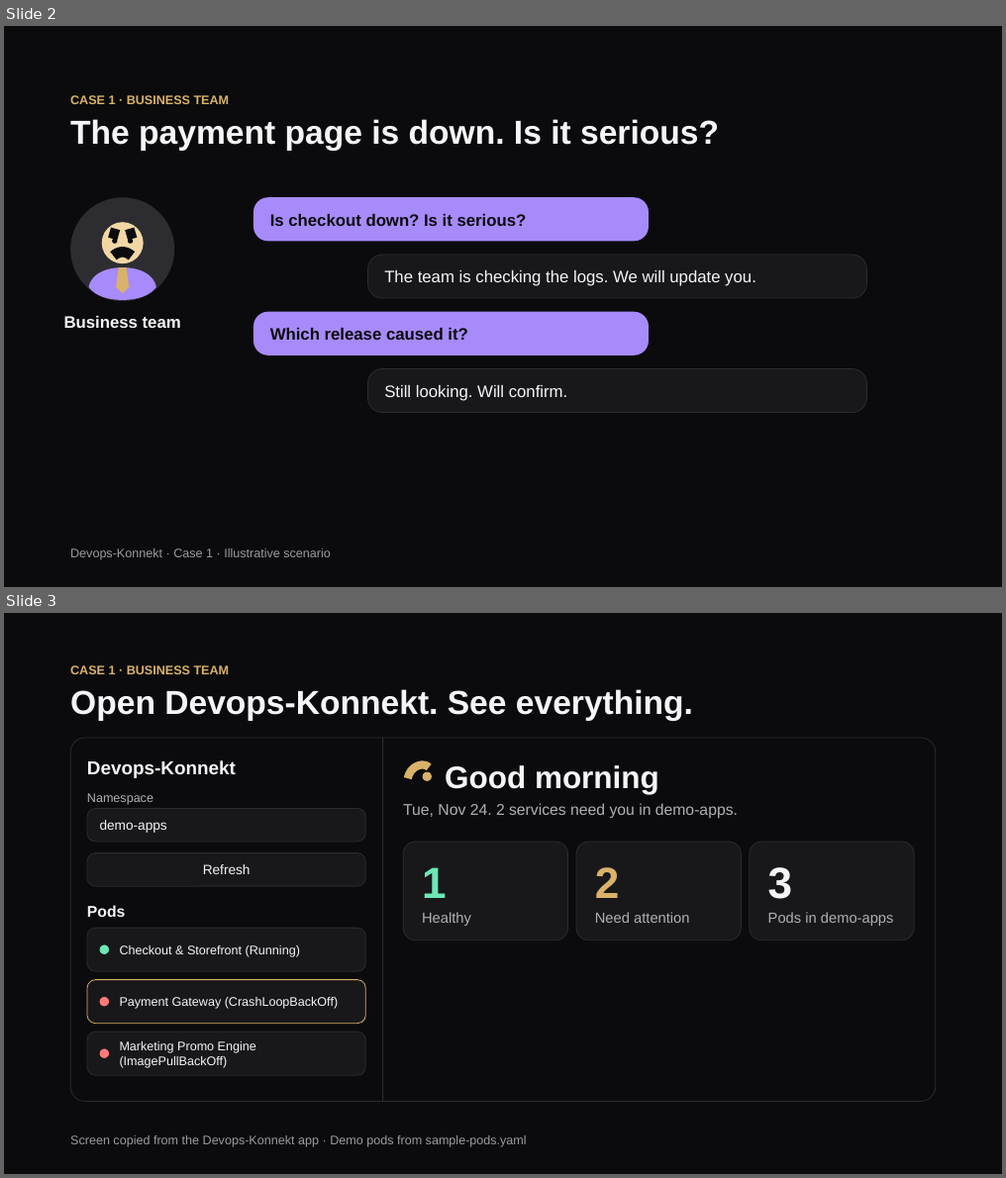
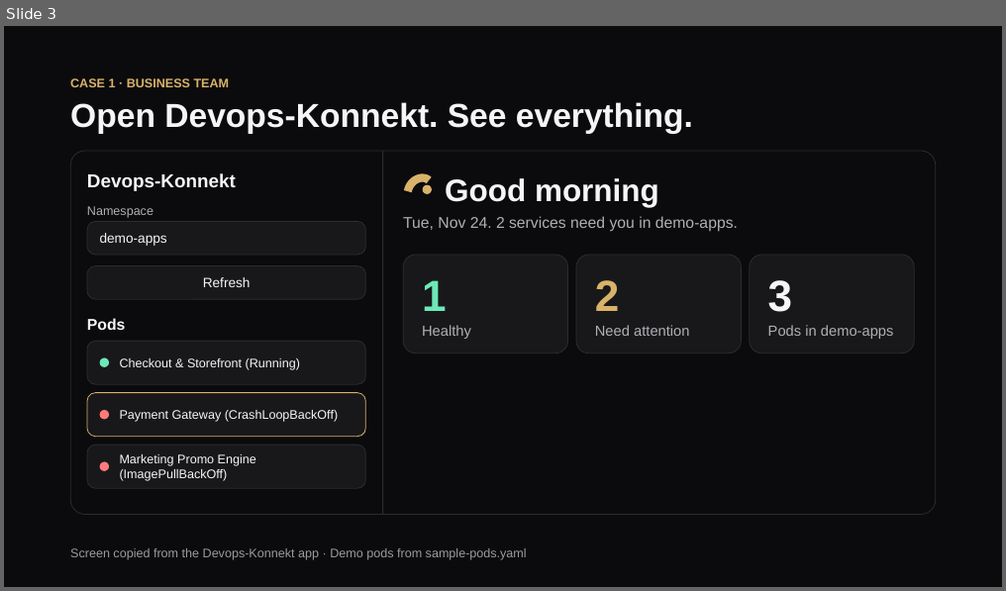
Before and after one commit to sonalsasidharan/opsbuddy, a slide deck: Devops-Konnekt-use-cases.pptx. Shown one above the other, each under a label of ours: slides 2 and 3 before the commit, slide 3 after it. The pictures are 1006x1178 and 1006x591 pixels, drawn with LibreOffice and Linux fonts; fonts in the diff are those of the drawing. Boxes give left, top, right and bottom in pixels: in the first picture for what was removed or moved away, otherwise in the second. Text is boxed around its words. In the diff, an @@ line names an element or a change of style, - is before the commit and + after.

```diff
--- a/Devops-Konnekt-use-cases.pptx
+++ b/Devops-Konnekt-use-cases.pptx
@@ slide 2 removed at [4,26,1002,587], background #0B0B0D @@
@@ text removed at [70,95,230,104] @@
-CASE 1 · BUSINESS TEAM
@@ text removed at [70,119,719,151] @@
-The payment page is down. Is it serious?
@@ ellipse removed at [70,197,174,301] @@
@@ rounded rectangle removed at [253,197,648,241] @@
@@ ellipse removed at [102,222,144,264] @@
@@ freeform shape removed at [110,233,119,235] @@
@@ freeform shape removed at [127,233,136,235] @@
@@ text removed at [270,214,527,226] @@
-Is checkout down? Is it serious?
@@ ellipse removed at [112,239,117,244] @@
@@ freeform shape removed at [113,252,132,256] @@
@@ ellipse removed at [128,239,133,244] @@
@@ rounded rectangle removed at [368,255,867,298] @@
@@ freeform shape removed at [88,268,156,300] @@
@@ freeform shape removed at [116,268,129,294] @@
@@ text removed at [384,271,756,286] @@
-The team is checking the logs. We will update you.
@@ text removed at [64,316,181,328] @@
-Business team
@@ rounded rectangle removed at [253,312,648,356] @@
@@ text removed at [270,328,467,340] @@
-Which release caused it?
@@ rounded rectangle removed at [368,369,867,412] @@
@@ text removed at [384,385,568,401] @@
-Still looking. Will confirm.
@@ text removed at [70,549,331,561] @@
-Devops-Konnekt · Case 1 · Illustrative scenario
```
Also in this commit, not shown: 3 slides added, 2 other slides removed.
